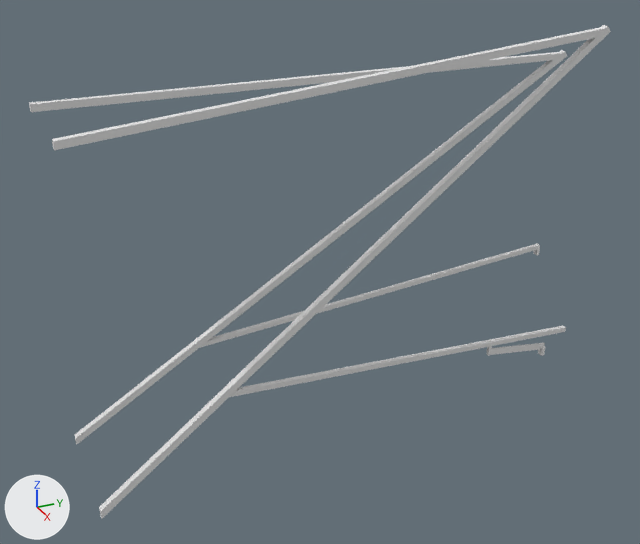
The OBJ model common/src/main/resources/assets/pantographsandwires/models/block/cantilever/double/5/cantilever_inner_12px.obj, before and after one commit.
Before and after are seen from a camera (50 mm lens) standing at (7.13, -1.87, 2.37) and looking at (0.48, 1.12, -0.96). The lights are fixed; the arrows at lower left show +X, +Y and +Z. The picture after the commit comes second. Where no turn or scale is listed for an object, it has been applied to the vertices.

The first picture shows '138b0603-8a81-49f7-a282-eea4b37ce115', '1d52f46b-6b63-4501-bfd4-f6173d64158e', '40f36c5e-d063-4031-89d7-8d990dd6212f', '6fcb9fbd-fd92-4fb0-9feb-55092255b1ca', '943b9e43-6038-4440-b04b-320cdfd94f97', 'a91ed10f-bf5b-4b0a-9db1-f345a8086de3', 'bfa55d67-823f-4cb6-b63d-5e91e8cf2889', 'd5598207-899c-4f02-af9e-ecd1fa49809f', 'e4155263-d13c-4a62-96ed-0f4a277c2b4a'.
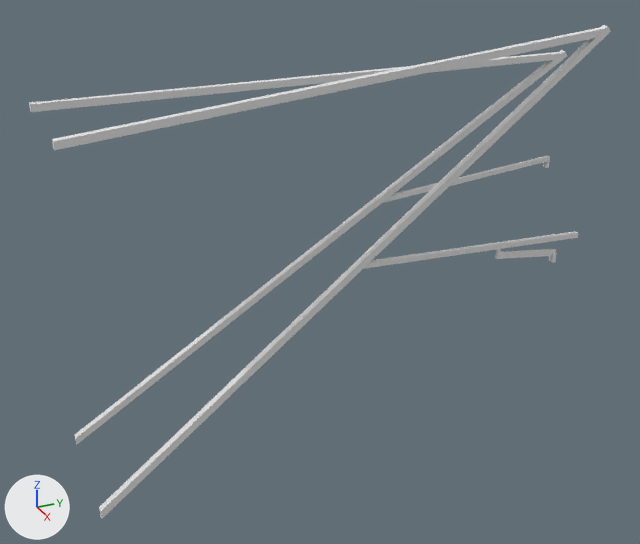
Location of each change, (x1, y1, x2, y2) in pixels of the pictures (640 x 544 px):
'6fcb9fbd-fd92-4fb0-9feb-55092255b1ca', deleted
    before: (230, 326, 566, 397)
'40f36c5e-d063-4031-89d7-8d990dd6212f', deleted
    before: (200, 243, 540, 348)
'0df54a7e-1749-4ab6-94bc-b5cceccfeb5f', added
    after: (364, 231, 578, 269)
'30bfbffa-f4e6-4bc4-bf1a-7760dc4583b4', added
    after: (383, 156, 550, 203)
'c59f539b-57a4-4d25-857f-453e96469757', added
    after: (500, 249, 556, 259)
'1d52f46b-6b63-4501-bfd4-f6173d64158e', deleted
    before: (491, 343, 545, 355)
'8360ad18-ef3a-437c-a0ce-b4694ee24c5a', added
    after: (549, 252, 557, 263)
'a62309ca-f995-4a4d-94bb-2db8d588011a', added
    after: (495, 242, 501, 259)
'e4155263-d13c-4a62-96ed-0f4a277c2b4a', deleted
    before: (538, 346, 545, 356)
'943b9e43-6038-4440-b04b-320cdfd94f97', deleted
    before: (487, 339, 492, 356)
'74f4e128-3b85-43b6-aa1b-29ae1d34e8e7', added
    after: (543, 159, 550, 168)

The change, as a diff of the scene's bpy script:
```diff
--- a/common/src/main/resources/assets/pantographsandwires/models/block/cantilever/double/5/cantilever_inner_12px.obj.py
+++ b/common/src/main/resources/assets/pantographsandwires/models/block/cantilever/double/5/cantilever_inner_12px.obj.py
@@ me_c59f539b_57a4_4d25_857f_453e96469757 @@
+me_c59f539b_57a4_4d25_857f_453e96469757.from_pydata([(1.072, 2.623, -0.796), (1.072, 3.273, -0.881), (1.072, 2.614, -0.858), (1.072, 3.265, -0.943), (1.053, 3.273, -0.881), (1.053, 2.623, -0.796), (1.053, 3.265, -0.943), (1.053, 2.614, -0.858)], [], [(3, 6, 4, 1), (2, 3, 1, 0), (7, 2, 0, 5), (6, 7, 5, 4), (5, 0, 1, 4), (6, 3, 2, 7)])
+me_c59f539b_57a4_4d25_857f_453e96469757.materials.append(mat_m_53ac917a_6908_652e_015c_c53640b020ed)  # white #e7e7e7
@@ me_30bfbffa_f4e6_4bc4_bf1a_7760dc4583b4 @@
+me_30bfbffa_f4e6_4bc4_bf1a_7760dc4583b4.from_pydata([(-0.04, 2.09, -0.55), (-0.04, 3.99, -0.38), (-0.04, 2.0, -0.6), (-0.04, 3.99, -0.43), (-0.09, 3.99, -0.38), (-0.09, 2.09, -0.55), (-0.09, 3.99, -0.43), (-0.09, 2.0, -0.6)], [], [(3, 6, 4, 1), (2, 3, 1, 0), (7, 2, 0, 5), (6, 7, 5, 4), (5, 0, 1, 4), (6, 3, 2, 7)])
+me_30bfbffa_f4e6_4bc4_bf1a_7760dc4583b4.materials.append(mat_m_53ac917a_6908_652e_015c_c53640b020ed)  # white #e7e7e7
@@ me_0df54a7e_1749_4ab6_94bc_b5cceccfeb5f @@
+me_0df54a7e_1749_4ab6_94bc_b5cceccfeb5f.from_pydata([(1.09, 1.3, -0.65), (1.09, 3.5, -0.75), (1.09, 1.24, -0.7), (1.09, 3.5, -0.79), (1.04, 3.5, -0.75), (1.04, 1.3, -0.65), (1.04, 3.5, -0.79), (1.04, 1.24, -0.7)], [], [(3, 6, 4, 1), (2, 3, 1, 0), (7, 2, 0, 5), (6, 7, 5, 4), (5, 0, 1, 4), (6, 3, 2, 7)])
+me_0df54a7e_1749_4ab6_94bc_b5cceccfeb5f.materials.append(mat_m_53ac917a_6908_652e_015c_c53640b020ed)  # white #e7e7e7
@@ ob_1d52f46b_6b63_4501_bfd4_f6173d64158e @@
-ob_1d52f46b_6b63_4501_bfd4_f6173d64158e = bpy.data.objects.new('1d52f46b-6b63-4501-bfd4-f6173d64158e', me_1d52f46b_6b63_4501_bfd4_f6173d64158e)
@@ ob_40f36c5e_d063_4031_89d7_8d990dd6212f @@
-ob_40f36c5e_d063_4031_89d7_8d990dd6212f = bpy.data.objects.new('40f36c5e-d063-4031-89d7-8d990dd6212f', me_40f36c5e_d063_4031_89d7_8d990dd6212f)
@@ ob_6fcb9fbd_fd92_4fb0_9feb_55092255b1ca @@
-ob_6fcb9fbd_fd92_4fb0_9feb_55092255b1ca = bpy.data.objects.new('6fcb9fbd-fd92-4fb0-9feb-55092255b1ca', me_6fcb9fbd_fd92_4fb0_9feb_55092255b1ca)
@@ ob_943b9e43_6038_4440_b04b_320cdfd94f97 @@
-ob_943b9e43_6038_4440_b04b_320cdfd94f97 = bpy.data.objects.new('943b9e43-6038-4440-b04b-320cdfd94f97', me_943b9e43_6038_4440_b04b_320cdfd94f97)
@@ ob_e4155263_d13c_4a62_96ed_0f4a277c2b4a @@
-ob_e4155263_d13c_4a62_96ed_0f4a277c2b4a = bpy.data.objects.new('e4155263-d13c-4a62-96ed-0f4a277c2b4a', me_e4155263_d13c_4a62_96ed_0f4a277c2b4a)
@@ ob_c59f539b_57a4_4d25_857f_453e96469757 @@
+ob_c59f539b_57a4_4d25_857f_453e96469757 = bpy.data.objects.new('c59f539b-57a4-4d25-857f-453e96469757', me_c59f539b_57a4_4d25_857f_453e96469757)
+ob_c59f539b_57a4_4d25_857f_453e96469757.location = (0.0, 0.0, 0.0)
@@ ob_a62309ca_f995_4a4d_94bb_2db8d588011a @@
+ob_a62309ca_f995_4a4d_94bb_2db8d588011a = bpy.data.objects.new('a62309ca-f995-4a4d-94bb-2db8d588011a', me_a62309ca_f995_4a4d_94bb_2db8d588011a)  # a box spanning x 1.047..1.078, y 2.609..2.641, z -0.859..-0.703; in mat_m_53ac917a_6908_652e_015c_c53640b020ed (white #e7e7e7)
+ob_a62309ca_f995_4a4d_94bb_2db8d588011a.location = (0.0, 0.0, 0.0)
@@ ob_8360ad18_ef3a_437c_a0ce_b4694ee24c5a @@
+ob_8360ad18_ef3a_437c_a0ce_b4694ee24c5a = bpy.data.objects.new('8360ad18-ef3a-437c-a0ce-b4694ee24c5a', me_8360ad18_ef3a_437c_a0ce_b4694ee24c5a)  # a box spanning x 1.0312..1.0938, y 3.2344..3.2656, z -1.0..-0.9063; in mat_m_d01e7a2a_8f73_2e81_4c23_374b2442e0d3 (white #e7e7e7)
+ob_8360ad18_ef3a_437c_a0ce_b4694ee24c5a.location = (0.0, 0.0, 0.0)
@@ ob_74f4e128_3b85_43b6_aa1b_29ae1d34e8e7 @@
+ob_74f4e128_3b85_43b6_aa1b_29ae1d34e8e7 = bpy.data.objects.new('74f4e128-3b85-43b6-aa1b-29ae1d34e8e7', me_74f4e128_3b85_43b6_aa1b_29ae1d34e8e7)  # a box spanning x -0.0938..-0.0312, y 3.9531..3.9844, z -0.5..-0.4063; in mat_m_d01e7a2a_8f73_2e81_4c23_374b2442e0d3 (white #e7e7e7)
+ob_74f4e128_3b85_43b6_aa1b_29ae1d34e8e7.location = (0.0, 0.0, 0.0)
@@ ob_30bfbffa_f4e6_4bc4_bf1a_7760dc4583b4 @@
+ob_30bfbffa_f4e6_4bc4_bf1a_7760dc4583b4 = bpy.data.objects.new('30bfbffa-f4e6-4bc4-bf1a-7760dc4583b4', me_30bfbffa_f4e6_4bc4_bf1a_7760dc4583b4)
+ob_30bfbffa_f4e6_4bc4_bf1a_7760dc4583b4.location = (0.0, 0.0, 0.0)
@@ ob_0df54a7e_1749_4ab6_94bc_b5cceccfeb5f @@
+ob_0df54a7e_1749_4ab6_94bc_b5cceccfeb5f = bpy.data.objects.new('0df54a7e-1749-4ab6-94bc-b5cceccfeb5f', me_0df54a7e_1749_4ab6_94bc_b5cceccfeb5f)
+ob_0df54a7e_1749_4ab6_94bc_b5cceccfeb5f.location = (0.0, 0.0, 0.0)
```
